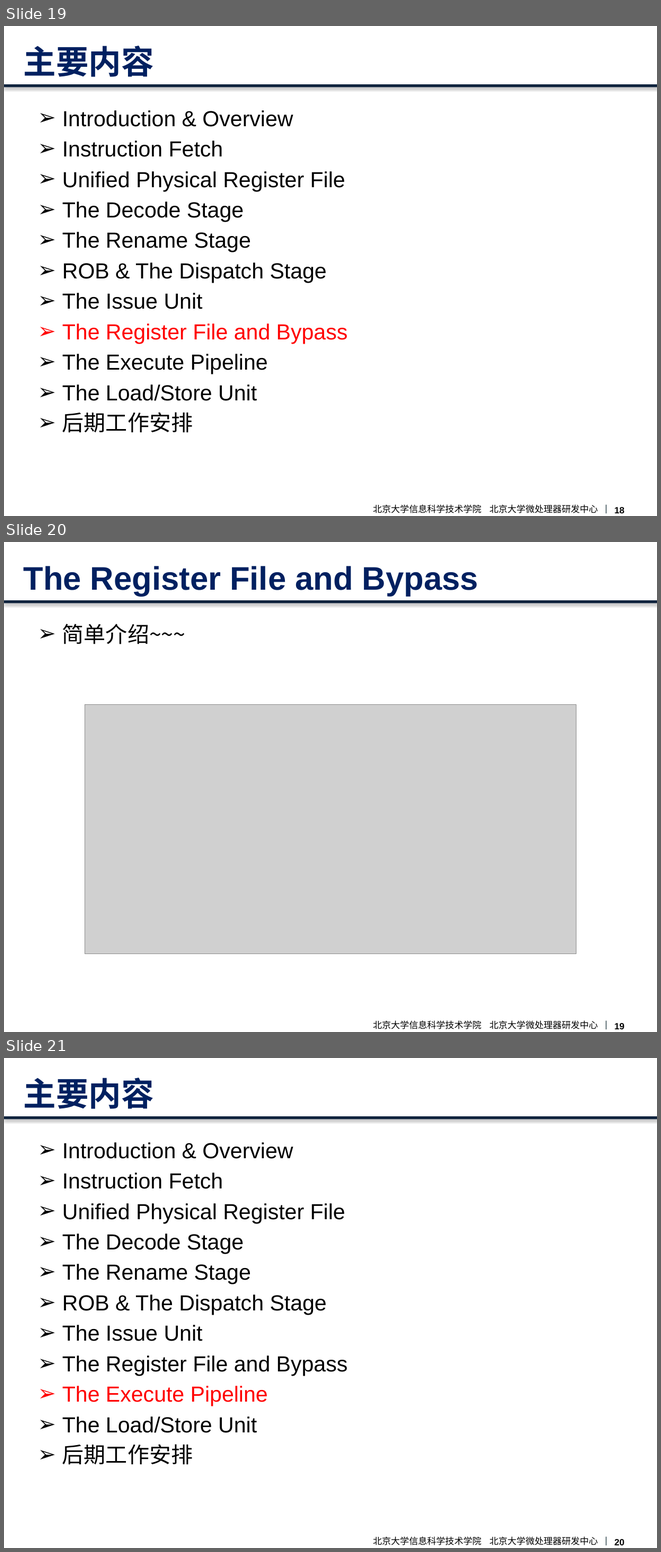
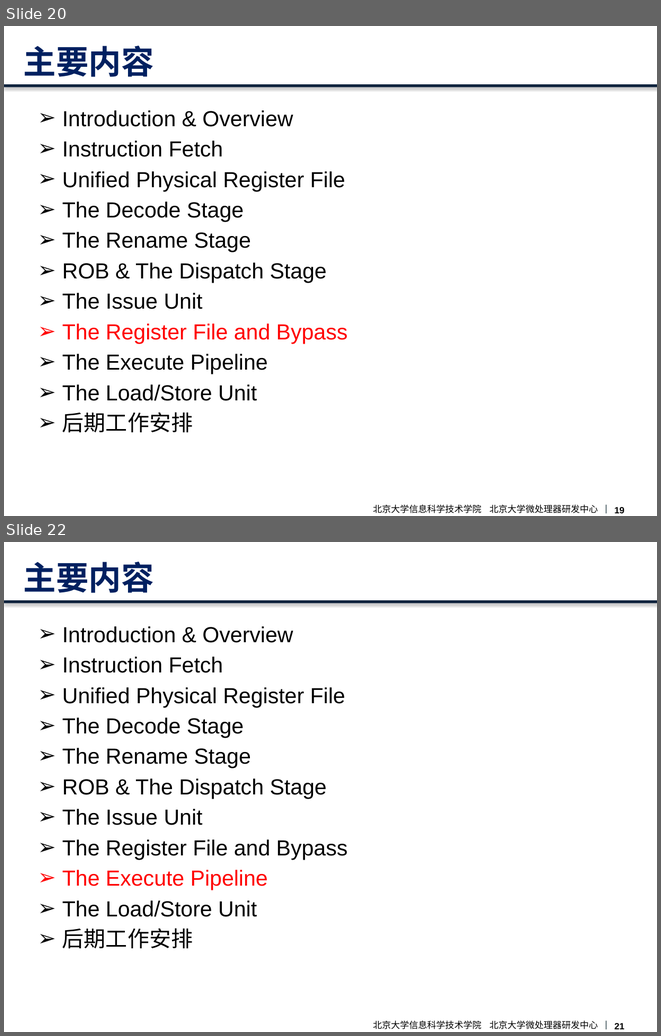
Before and after one commit to CodeATA/Docs, a slide deck: boom overview.pptx. Shown one above the other, each under a label of ours: slides 19, 20 and 21 before the commit, slides 20 and 22 after it; the slides between them are not shown. The pictures are 661x1552 and 661x1036 pixels, drawn with LibreOffice and Linux fonts; fonts in the diff are those of the drawing; grey boxes stand for pictures; background and template pictures are left out. Boxes give left, top, right and bottom in pixels: in the first picture for what was removed or moved away, otherwise in the second. Text is boxed around its words. In the diff, an @@ line names an element or a change of style, - is before the commit and + after.

```diff
--- a/boom overview.pptx
+++ b/boom overview.pptx
@@ slide 20 removed at bbox=[4, 542, 657, 1032], background picture (left out); not listed: 4 template elements that a slide beside it also shows @@
@@ title removed at bbox=[23, 566, 478, 596] @@
-The Register File and Bypass
@@ text removed at bbox=[62, 624, 186, 644] @@
-➢ 简单介绍~~~
@@ picture removed at bbox=[85, 705, 576, 953] @@
@@ what was slide 19 is now slide 20 @@
@@ what was slide 21 is now slide 22 @@
@@ page number at bbox=[615, 1023, 625, 1029]: text changed @@
-20
+21
```
Also in this commit, not shown: 3 slides changed, 2 slides added, 1 other file.
